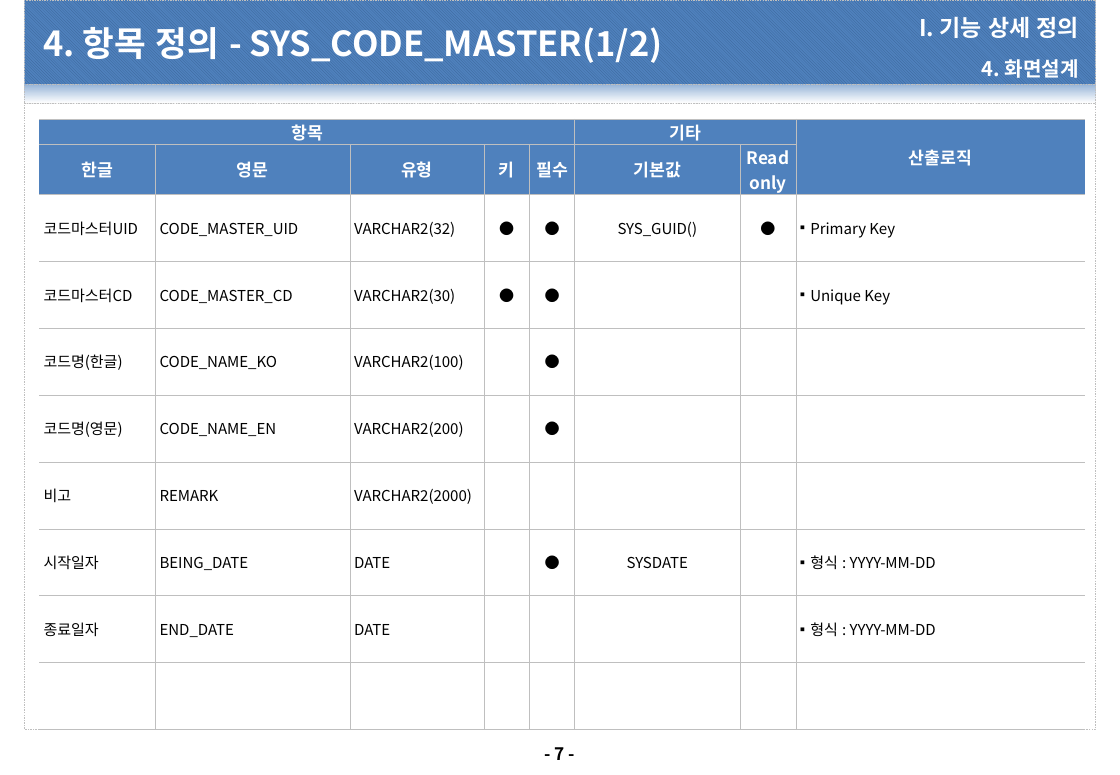
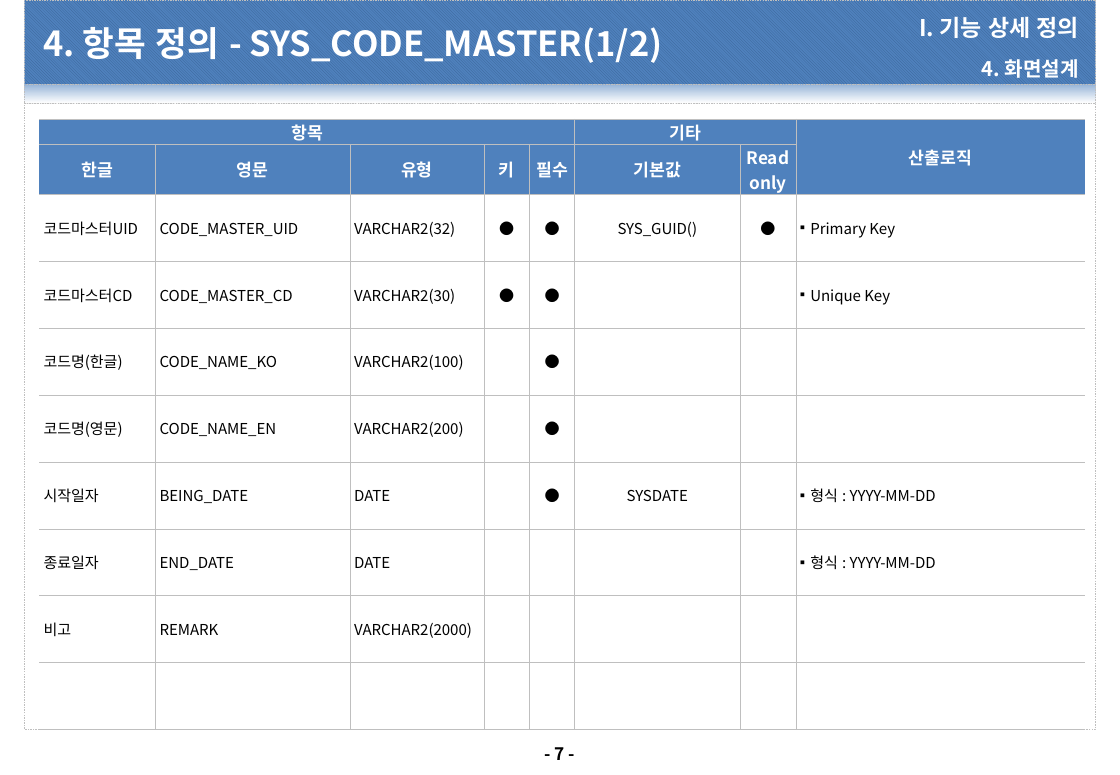
Before and after one commit to dims1111/ESM, a slide deck: slide 7 of document/30.설계(DP)/DP-1030.UI 설계서/DP-1030.설계서_ESM_SYS_1010.코드등록_20210201_v1.0.pptx. Drawn at 1120x775 pixels with LibreOffice and Linux fonts; fonts in the diff are those of the drawing; background and template pictures are left out. Boxes give left, top, right and bottom in pixels: in the first picture for what was removed or moved away, otherwise in the second. Text is boxed around its words. In the diff, an @@ line names an element or a change of style, - is before the commit and + after.

```diff
--- a/document/30.설계(DP)/DP-1030.UI 설계서/DP-1030.설계서_ESM_SYS_1010.코드등록_20210201_v1.0.pptx
+++ b/document/30.설계(DP)/DP-1030.UI 설계서/DP-1030.설계서_ESM_SYS_1010.코드등록_20210201_v1.0.pptx
@@ table at [39, 119, 1085, 717] @@
-row 7: 비고 | REMARK | VARCHAR2(2000) |  |  |  |  | 
+row 9: 비고 | REMARK | VARCHAR2(2000) |  |  |  |  | 
```
Also in this commit, not shown: 3 other slides changed, 6 other files.
